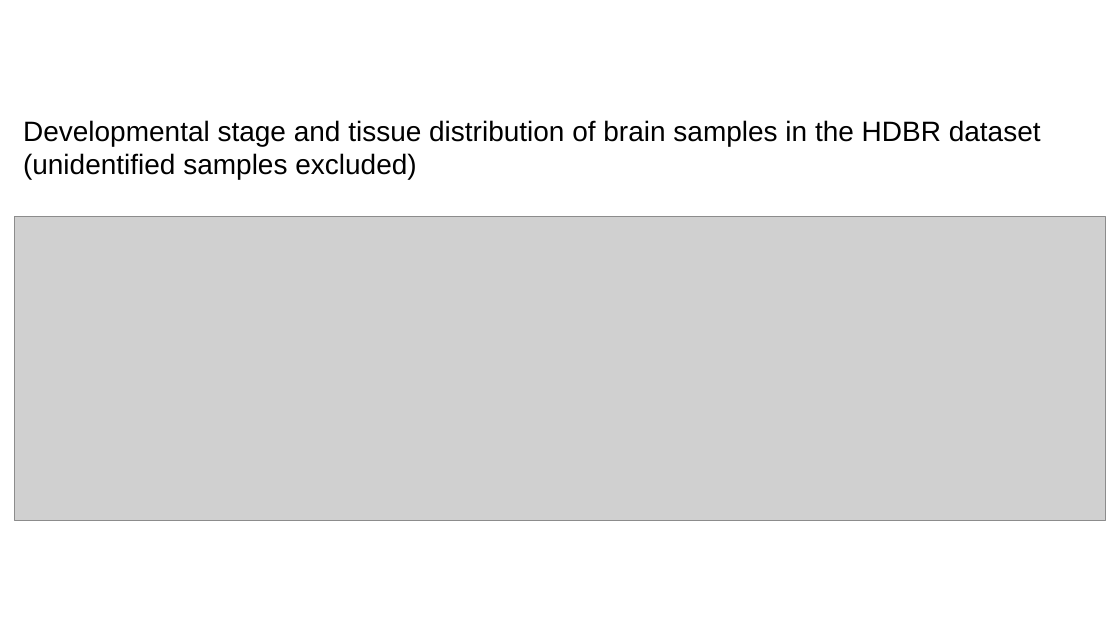
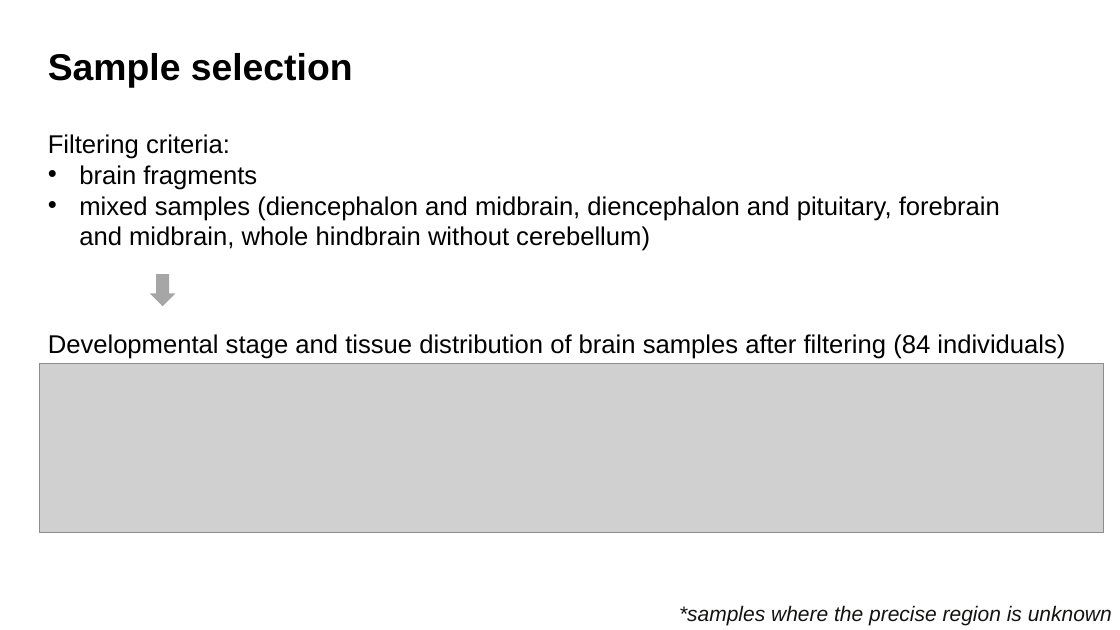
Before and after one commit to NgocVuMinh/M2-stage, a slide deck: slide 3 of slides/01.Ngoc_260127.pptx (slide 2 before the commit). Drawn at 1120x630 pixels with LibreOffice and Linux fonts; fonts in the diff are those of the drawing; grey boxes stand for pictures. Boxes give left, top, right and bottom in pixels: in the first picture for what was removed or moved away, otherwise in the second. Text is boxed around its words. In the diff, an @@ line names an element or a change of style, - is before the commit and + after.

```diff
--- a/slides/01.Ngoc_260127.pptx
+++ b/slides/01.Ngoc_260127.pptx
@@ text added at (48, 53, 353, 88), 32 pt, text #000000, bold @@
+Sample selection
@@ text added at (48, 134, 1000, 251), 22 pt, text #000000 @@
+Filtering criteria:
+• brain fragments
+• mixed samples (diencephalon and midbrain, diencephalon and pituitary, forebrain and midbrain, whole hindbrain without cerebellum)
@@ picture removed at (15, 216, 1106, 521) @@
@@ down arrow added at (150, 274, 176, 306), fill #A6A6A6 @@
@@ text at (48, 334, 1065, 359): text changed; size 24 to 22 pt @@
-Developmental stage and tissue distribution of brain samples in the HDBR dataset
-(unidentified samples excluded)
+Developmental stage and tissue distribution of brain samples after filtering (84 individuals)
@@ picture added at (39, 364, 1104, 533) @@
@@ text added at (679, 605, 1112, 625), 18 pt, text #141413, italic @@
+*samples where the precise region is unknown
```
Also in this commit, not shown: 5 slides added, 4 slides removed, 5 other files.
